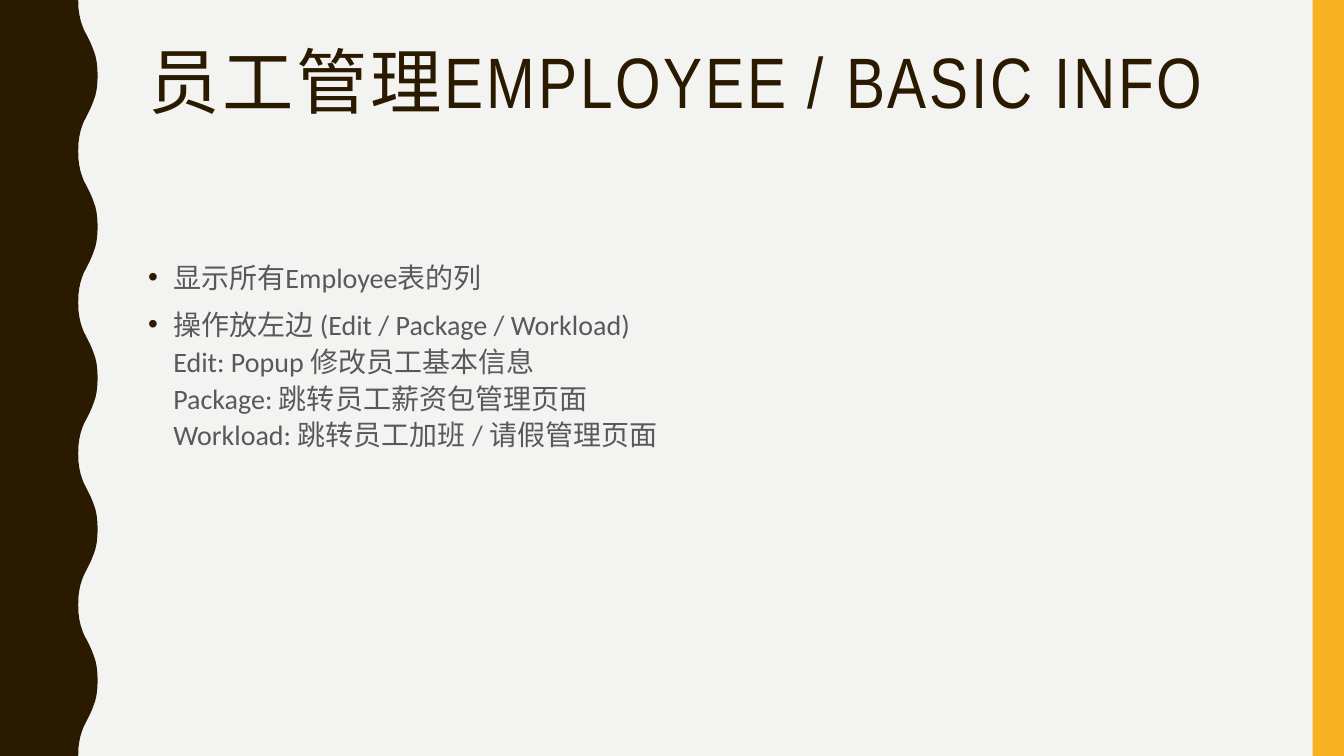
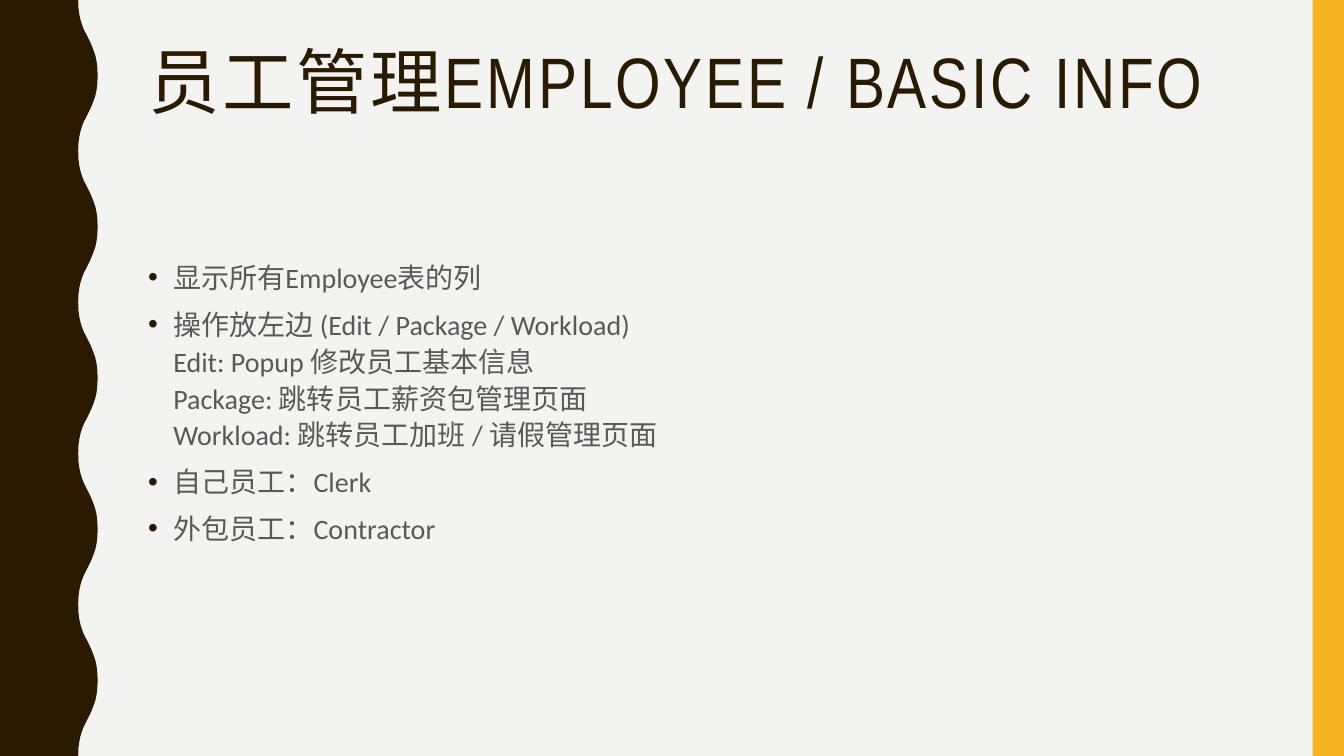
Before and after one commit to payrolls/payrolls.github.io, a slide deck: slide 10 of doc/Payroll Web UI.pptx. Drawn at 1344x756 pixels with LibreOffice and Linux fonts; fonts in the diff are those of the drawing. Boxes give left, top, right and bottom in pixels: in the first picture for what was removed or moved away, otherwise in the second. Text is boxed around its words. In the diff, an @@ line names an element or a change of style, - is before the commit and + after.

Commit message:
UI update

```diff
--- a/doc/Payroll Web UI.pptx
+++ b/doc/Payroll Web UI.pptx
@@ text at box(173, 468, 435, 541): paragraphs added @@
+• 自己员工：Clerk
+• 外包员工：Contractor
```
Also in this commit, not shown: 3 slides added.
